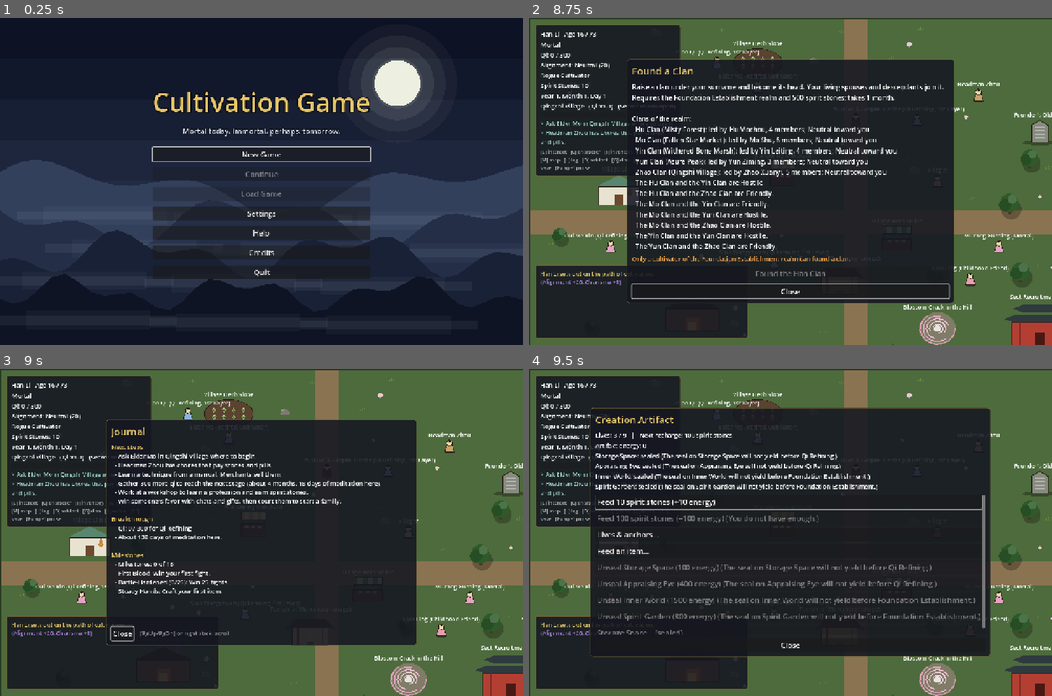
Above: before the commit, frames 1-4 (two rows, left to right).
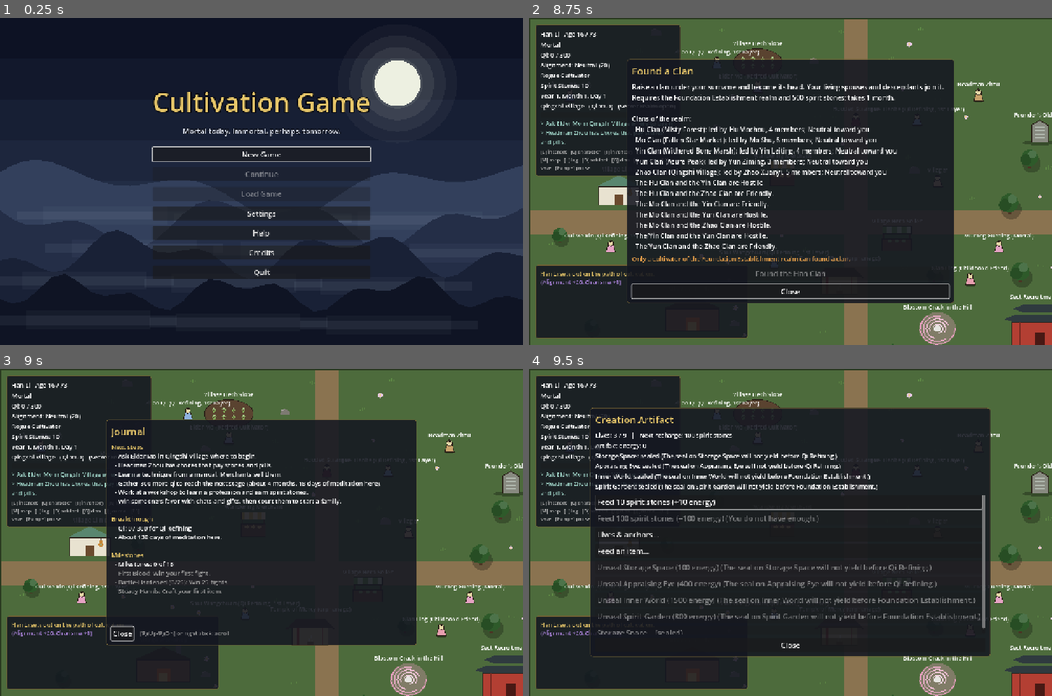
Above: after the commit, the same moments.

Repository: samridghimire/cultivation-game
Game: Godot game, scene res://src/ui/main_menu.tscn
Two runs of this game, one before a commit and one after it. Both use one fixed random seed, a clock stepped at 60 frames per second and the inputs below.
Inputs (mouse positions are in pixels of both pictures, inside the frame that each line leads up to):
- Up to frame 1 (0.25 s): no input
- Up to frame 2 (8.75 s): click "New Game" at 0.5 s; click "Begin" at 1.25 s; click "Reach for it." at 2 s; click "Protect those who cannot prot…" at 2.75 s; click "What are you?" at 3.5 s; click "Why me?" at 4.25 s; click "What are you?" at 5 s; click "..." at 5.75 s; click "Set out." at 6.5 s; tap Enter at 7.25 s; move the mouse to (905, 165) at 7.27 s; hold D (move_right) 7.28-8 s; tap O (toggle_artifact) at 7.35 s; click (905, 165) at 7.42 s; tap G (toggle_clan) at 7.55 s; drag from (685, 197) to (649, 119) at 8.02 s
- Up to frame 3 (9 s): move the mouse to (313, 460) at 8.77 s; hold D (move_right) from 8.78 s (still down); tap J (toggle_journal) at 8.85 s
- Up to frame 4 (9.5 s): keep holding D (move_right); tap O (toggle_artifact) at 9.05 s

Frames 1-2 are identical in both runs. In frame 3, 0.4% of the frame differs, in the area x 22-44%, y 61-69%; in frame 4, nothing differs.

Commit message:
[RV-004] Journal regressions: tone colors, peak realm, pill/sect lines, duty dedupe
Co-Authored-By: Claude Sonnet 5.5 <noreply@anthropic.com>
Claude-Session: https://claude.ai/code/session_01T6nKrVGpS4xaZS3jNvFTct

Diff:
--- a/src/autoload/game_state.gd
+++ b/src/autoload/game_state.gd
@@ -1762,7 +1762,7 @@
 	EventBus.player_changed.emit()
 
 
-## Qi density of the current region, including active world events (LW-001).
+## Qi density where the player stands, with the sect cultivation bonus (for hints and the journal).
 func hint_density() -> float:
 	return region_qi_density() * Sects.cultivation_bonus(player, data)
 
@@ -1772,6 +1772,7 @@
 	return Guidance.journal(player, data, world_flags, GameClock.total_days, current_region, hint_density(), npcs, world_events, clan)
 
 
+## Qi density of the current region, including active world events (LW-001).
 func region_qi_density() -> float:
 	return Exploration.qi_density(data, current_region) * WorldEvents.qi_multiplier(data, world_events, current_region)
 
--- a/src/core/systems/guidance.gd
+++ b/src/core/systems/guidance.gd
@@ -195,10 +195,14 @@
 		urgent += 1
 	if Injuries.has_any(c):
 		urgent += 1
-	if Sects.duty_days_left(c) <= Sects.DUTY_REMINDER_DAYS and Sects.duty_reminder(c, data) != "":
-		urgent += 1
-	for i in hint_lines.size():
-		_add(out, "Next steps", hint_lines[i], "warning" if i < urgent else "normal")
+	# The duty reminder lives in the Sect section; keep it out of Next steps.
+	var duty_line := Sects.duty_reminder(c, data) if Sects.duty_days_left(c) <= Sects.DUTY_REMINDER_DAYS else ""
+	var shown := 0
+	for line in hint_lines:
+		if duty_line != "" and line == duty_line:
+			continue
+		_add(out, "Next steps", line, "warning" if shown < urgent else "normal")
+		shown += 1
 	_breakthrough_entries(out, c, data, density)
 	if not c.is_rogue():
 		_sect_entries(out, c, data, flags, today)
@@ -235,8 +239,10 @@
 		next_label = data.realms[c.realm_index + 1].name
 	if next_label != "":
 		_add(out, "Breakthrough", "Qi: %s / %s for %s" % [_commas(int(c.qi)), _commas(int(Cultivation.qi_required(c, data))), next_label], "normal")
-	if Cultivation.is_at_bottleneck(c, data):
+	if Cultivation.can_attempt_breakthrough(c, data):
 		_add(out, "Breakthrough", "You are at a bottleneck: break through to go further.", "warning")
+	elif Cultivation.is_at_bottleneck(c, data):
+		_add(out, "Breakthrough", "You stand at the peak of the highest realm known.", "normal")
 	else:
 		var days := Cultivation.days_to_bottleneck(c, data, density)
 		if days > 0:
@@ -249,14 +255,18 @@
 	pills.sort()
 	if not pills.is_empty():
 		_add(out, "Breakthrough", "Pills that help: %s" % ", ".join(pills), "normal")
+	if c.breakthrough_bonus > 0.0:
+		_add(out, "Breakthrough", "Pill bonus active: +%d%%" % roundi(c.breakthrough_bonus * 100), "normal")
 
 
 static func _sect_entries(out: Array[Dictionary], c: CharacterData, data: GameData, flags: Dictionary = {}, today: int = 0) -> void:
+	var member := Sects.member_text(c, data)
+	if member != "":
+		_add(out, "Sect", "%s: %d contribution." % [member.substr(0, 1).to_upper() + member.substr(1), int(c.sect.get("contribution", 0))], "normal")
 	var duty := Sects.monthly_duty(c, data)
 	if duty > 0:
 		var days_left := Calendar.DAYS_PER_MONTH - c.age_days % Calendar.DAYS_PER_MONTH
-		var unmet := Sects.duty_progress(c) < duty
-		_add(out, "Sect", "Monthly duty: %d / %d contribution, %d days left this month." % [Sects.duty_progress(c), duty, days_left], "warning" if unmet and days_left <= 7 else "normal")
+		_add(out, "Sect", "Monthly duty: %d / %d contribution, %d days left this month." % [Sects.duty_progress(c), duty, days_left], "warning" if Sects.duty_reminder(c, data) != "" and days_left <= 7 else "normal")
 	var call_key := "sect_call_" + String(c.sect.get("id", ""))
 	if flags.get(call_key, false) and flags.has("sect_call_day_" + String(c.sect.get("id", ""))):
 		var left := maxi(0, SectFactions.CALL_DAYS - (today - int(flags["sect_call_day_" + String(c.sect["id"])])))
--- a/src/core/systems/sect_factions.gd
+++ b/src/core/systems/sect_factions.gd
@@ -175,3 +175,25 @@
 		if int(clash_rule.get("casualties", 1)) < 1:
 			errors.append("sects.json factions.clash.casualties must be >= 1")
 	return errors
+
+
+## "1st", "2nd", "3rd", "4th", "11th"...
+static func ordinal(n: int) -> String:
+	var tail := n % 100
+	if tail >= 11 and tail <= 13:
+		return "%dth" % n
+	match n % 10:
+		1: return "%dst" % n
+		2: return "%dnd" % n
+		3: return "%drd" % n
+	return "%dth" % n
+
+
+## "Your sect ranks 2nd of 3 in strength." for a sect member, "" for a rogue.
+static func rank_line(c: CharacterData, standings: Array[Dictionary]) -> String:
+	if c.is_rogue():
+		return ""
+	for i in standings.size():
+		if String(standings[i]["id"]) == String(c.sect.get("id", "")):
+			return "Your sect ranks %s of %d in strength." % [ordinal(i + 1), standings.size()]
+	return ""
--- a/src/ui/character_sheet.gd
+++ b/src/ui/character_sheet.gd
@@ -127,7 +127,7 @@
 	t += "Cultivation speed: %.2f qi/day here\n" % Cultivation.qi_per_day(p, data, GameState.hint_density())
 	var devoured := "   |   Cultivators devoured: %d" % p.devoured if p.devoured > 0 else ""
 	t += "Alignment: %s (%d)%s   |   %s\n\n" % [Alignment.tier_name(p.alignment, data), p.alignment, devoured, Sects.describe(p, data)]
-	var rank_line := SectBalanceWindow.rank_line(p, GameState.sect_standings())
+	var rank_line := SectFactions.rank_line(p, GameState.sect_standings())
 	if rank_line != "":
 		t += rank_line + "\n\n"
 	_gender_row.visible = p.gender == ""
--- a/src/ui/journal_screen.gd
+++ b/src/ui/journal_screen.gd
@@ -85,5 +85,11 @@
 				out.append("")
 			out.append("[color=#%s]%s[/color]" % [UIStyle.ACCENT.to_html(false), section])
 			last = section
-		out.append("  - %s" % String(e["text"]).replace("[", "[lb]"))
+		var line := "  - %s" % String(e["text"]).replace("[", "[lb]")
+		match String(e.get("tone", "normal")):
+			"warning":
+				line = "[color=#%s]%s[/color]" % [(UIStyle.CATEGORY_COLORS["warning"] as Color).to_html(false), line]
+			"dim":
+				line = "[color=#%s]%s[/color]" % [DIM.to_html(false), line]
+		out.append(line)
 	return "\n".join(out)
--- a/src/ui/sect_balance_window.gd
+++ b/src/ui/sect_balance_window.gd
@@ -27,28 +27,6 @@
 	box.add_child(_body)
 	_close = UIStyle.button("Close", close)
 	box.add_child(_close)
-
-
-## "1st", "2nd", "3rd", "4th", "11th"...
-static func ordinal(n: int) -> String:
-	var tail := n % 100
-	if tail >= 11 and tail <= 13:
-		return "%dth" % n
-	match n % 10:
-		1: return "%dst" % n
-		2: return "%dnd" % n
-		3: return "%drd" % n
-	return "%dth" % n
-
-
-## "Your sect ranks 2nd of 3 in strength." for a sect member, "" for a rogue.
-static func rank_line(c: CharacterData, standings: Array[Dictionary]) -> String:
-	if c.is_rogue():
-		return ""
-	for i in standings.size():
-		if String(standings[i]["id"]) == String(c.sect.get("id", "")):
-			return "Your sect ranks %s of %d in strength." % [ordinal(i + 1), standings.size()]
-	return ""
 
 
 static func window_text(c: CharacterData, standings: Array[Dictionary], rumors: PackedStringArray) -> String:
--- a/tests/unit/test_journal.gd
+++ b/tests/unit/test_journal.gd
@@ -122,3 +122,46 @@
 	var before := c.to_dict()
 	_entries(c, 5)
 	assert_eq(c.to_dict(), before)
+
+
+func test_peak_of_highest_realm_is_not_a_bottleneck_warning() -> void:
+	var d := data()
+	var c := _fresh()
+	c.realm_index = d.realms.size() - 1
+	c.stage = d.realms[c.realm_index].stage_count() - 1
+	c.qi = Cultivation.qi_required(c, d)
+	var texts: Array = _entries(c).filter(func(e: Dictionary) -> bool: return e["section"] == "Breakthrough").map(func(e: Dictionary) -> String: return e["text"])
+	assert_false(texts.has("You are at a bottleneck: break through to go further."))
+	if Cultivation.is_at_bottleneck(c, d):
+		assert_true(texts.has("You stand at the peak of the highest realm known."))
+
+
+func test_pill_bonus_and_sect_status_lines() -> void:
+	var d := data()
+	var c := _fresh()
+	c.breakthrough_bonus = 0.15
+	assert_eq(_find(_entries(c), "Pill bonus active")["text"], "Pill bonus active: +15%")
+	var sect: SectDef = d.sects.values()[0]
+	c.sect = {"id": sect.id, "rank": 0, "contribution": 42, "spent": 0, "month_earned": 0}
+	var line := _find(_entries(c), "42 contribution")
+	assert_true(String(line["text"]).contains(sect.name))
+
+
+func test_duty_reminder_only_in_sect_section_and_grace_is_not_warned() -> void:
+	var d := data()
+	var c := _fresh()
+	c.realm_index = 2
+	for sect: SectDef in d.sects.values():
+		for r in sect.ranks.size():
+			if int(sect.ranks[r].get("monthly_duty", 0)) > 0 and c.is_rogue():
+				c.sect = {"id": sect.id, "rank": r, "contribution": 0, "spent": 0, "month_earned": 0}
+	assert_false(c.is_rogue())
+	c.age_days = 6000 - 6000 % Calendar.DAYS_PER_MONTH + 25
+	var reminder := Sects.duty_reminder(c, d)
+	assert_true(reminder != "")
+	for e in _entries(c):
+		if e["section"] == "Next steps":
+			assert_false(e["text"] == reminder)
+	assert_eq(_find(_entries(c), "Monthly duty")["tone"], "warning")
+	c.sect["duty_grace"] = true
+	assert_eq(_find(_entries(c), "Monthly duty")["tone"], "normal")
--- a/tests/unit/test_journal_screen.gd
+++ b/tests/unit/test_journal_screen.gd
@@ -30,3 +30,15 @@
 	assert_true(journal._text.get_parsed_text().contains("Breakthrough"))
 	journal.close()
 	hud.queue_free()
+
+
+func test_format_entries_colors_by_tone() -> void:
+	var text := JournalScreen.format_entries([
+		{"section": "S", "text": "Urgent", "tone": "warning"},
+		{"section": "S", "text": "Waiting", "tone": "dim"},
+		{"section": "S", "text": "Plain", "tone": "normal"},
+	])
+	var lines := text.split("\n")
+	assert_true(lines[1].contains("[color=#e8a04a]"))
+	assert_true(lines[2].contains("[color=#999999]"))
+	assert_false(lines[3].contains("[color"))
--- a/tests/unit/test_sect_balance.gd
+++ b/tests/unit/test_sect_balance.gd
@@ -6,12 +6,12 @@
 
 
 func test_ordinals() -> void:
-	assert_eq(SectBalanceWindow.ordinal(1), "1st")
-	assert_eq(SectBalanceWindow.ordinal(2), "2nd")
-	assert_eq(SectBalanceWindow.ordinal(3), "3rd")
-	assert_eq(SectBalanceWindow.ordinal(4), "4th")
-	assert_eq(SectBalanceWindow.ordinal(11), "11th")
-	assert_eq(SectBalanceWindow.ordinal(22), "22nd")
+	assert_eq(SectFactions.ordinal(1), "1st")
+	assert_eq(SectFactions.ordinal(2), "2nd")
+	assert_eq(SectFactions.ordinal(3), "3rd")
+	assert_eq(SectFactions.ordinal(4), "4th")
+	assert_eq(SectFactions.ordinal(11), "11th")
+	assert_eq(SectFactions.ordinal(22), "22nd")
 
 
 func test_hall_offers_balance_and_text_names_sects() -> void:
@@ -30,8 +30,8 @@
 		assert_true(text.contains(sect.name), sect.name)
 	assert_true(text.contains("(your sect)"))
 	assert_true(text.contains("A rumor."))
-	assert_true(SectBalanceWindow.rank_line(c, standings).begins_with("Your sect ranks "))
+	assert_true(SectFactions.rank_line(c, standings).begins_with("Your sect ranks "))
 	c.sect = {}
 	assert_false(SectBalanceWindow.window_text(c, standings, PackedStringArray()).contains("(your sect)"))
-	assert_eq(SectBalanceWindow.rank_line(c, standings), "")
+	assert_eq(SectFactions.rank_line(c, standings), "")
 	gs.end_session()
